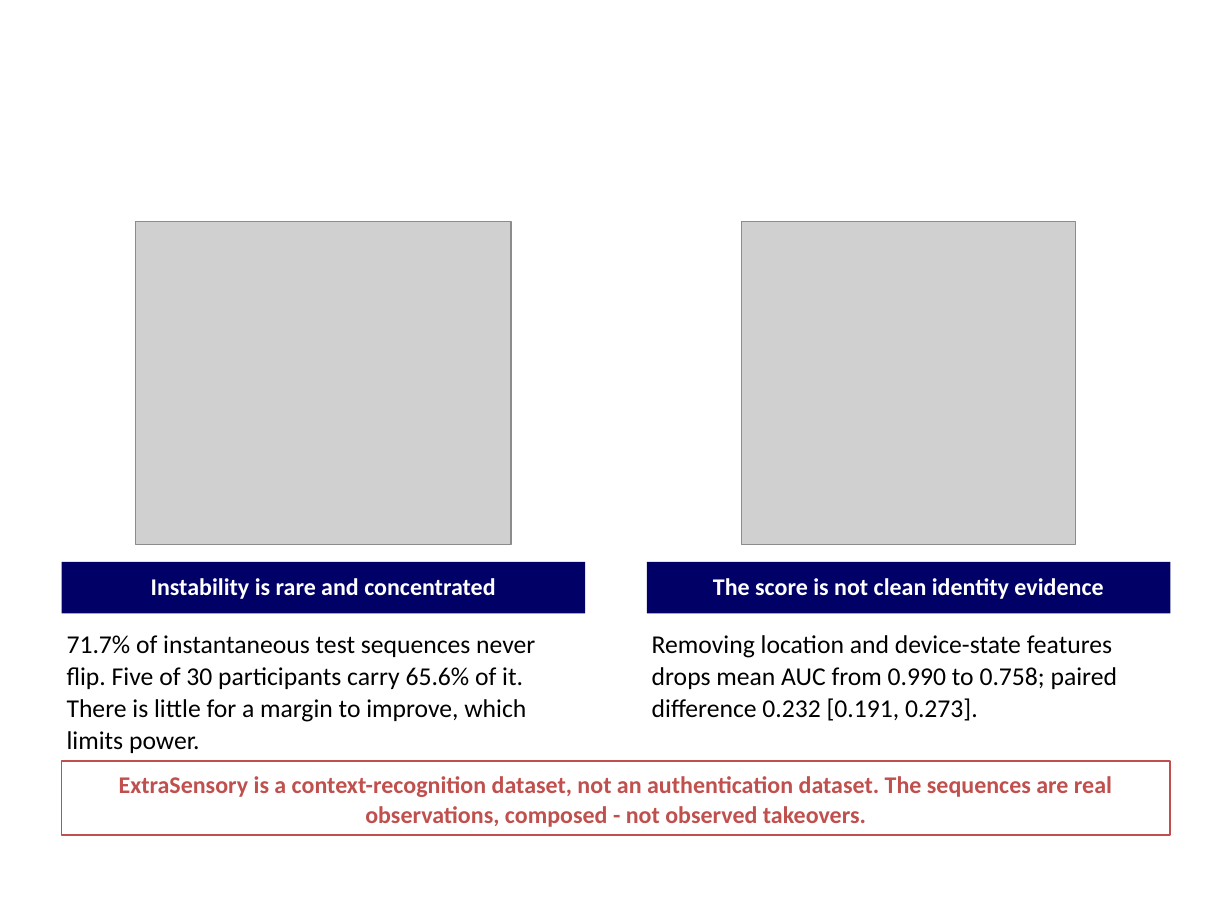
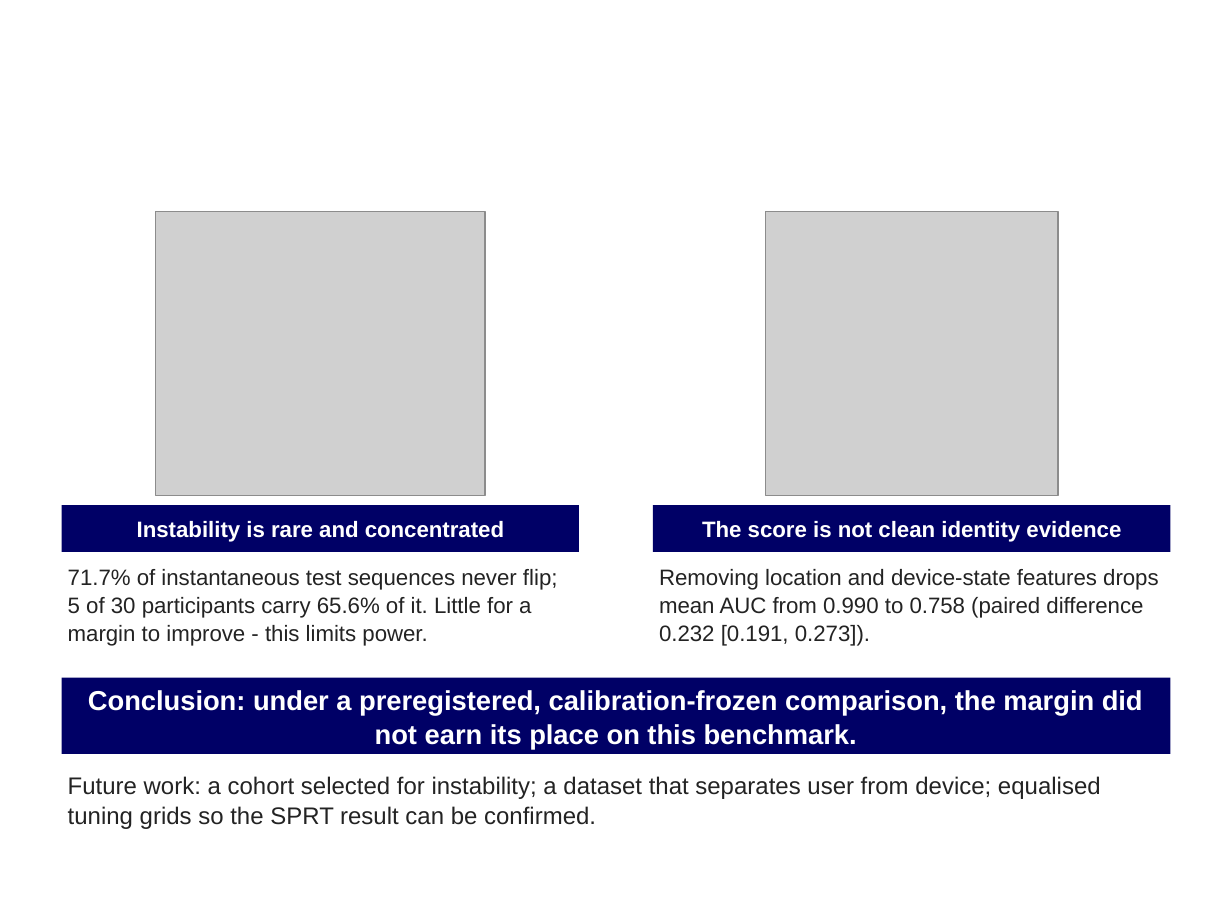
Before and after one commit to TerryBinful/contectAware, a slide deck: slide 11 of docs/Stage2/presentation/CSCD601_Viva_Presentation.pptx (slide 10 before the commit). Drawn at 1232x924 pixels with LibreOffice and Linux fonts; fonts in the diff are those of the drawing; grey boxes stand for pictures; background and template pictures are left out. Boxes give left, top, right and bottom in pixels: in the first picture for what was removed or moved away, otherwise in the second. Text is boxed around its words. In the diff, an @@ line names an element or a change of style, - is before the commit and + after.

```diff
--- a/docs/Stage2/presentation/CSCD601_Viva_Presentation.pptx
+++ b/docs/Stage2/presentation/CSCD601_Viva_Presentation.pptx
@@ picture: place and size @@
-picture at <box>136,222,511,545</box>
+picture at <box>155,212,485,495</box>
@@ picture: place and size @@
-picture at <box>742,222,1076,545</box>
+picture at <box>765,212,1058,495</box>
@@ rectangle "Instability is rare and concentrated": place and size @@
-rectangle "Instability is rare and concentrated" at <box>62,562,585,614</box>
+rectangle "Instability is rare and concentrated" at <box>62,505,579,552</box>
@@ rectangle "Instability is rare and concentrated" at <box>62,505,579,552</box>: size 14 to 13 pt, font Calibri to Arial; line spacing 0.95 to 1 @@
@@ rectangle "The score is not clean ..." at <box>653,505,1170,552</box>: size 14 to 13 pt, font Calibri to Arial; line spacing 0.95 to 1 @@
@@ rectangle "The score is not clean ...": place and size @@
-rectangle "The score is not clean ..." at <box>647,562,1170,614</box>
+rectangle "The score is not clean ..." at <box>653,505,1170,552</box>
@@ text at <box>68,569,558,646</box>: text changed; size 15 to 13 pt; font Calibri to Arial; text colour #000000 to #232323 @@
-71.7% of instantaneous test sequences never flip. Five of 30 participants carry 65.6% of it. There is little for a margin to improve, which limits power.
+71.7% of instantaneous test sequences never flip; 5 of 30 participants carry 65.6% of it. Little for a margin to improve - this limits power.
@@ text at <box>659,569,1159,646</box>: text changed; size 15 to 13 pt; font Calibri to Arial; text colour #000000 to #232323 @@
-Removing location and device-state features drops mean AUC from 0.990 to 0.758; paired difference 0.232 [0.191, 0.273].
+Removing location and device-state features drops mean AUC from 0.990 to 0.758 (paired difference 0.232 [0.191, 0.273]).
@@ rectangle added at <box>62,678,1170,754</box>, fill #000066, 16 pt, text #FFFFFF, bold @@
+Conclusion: under a preregistered, calibration-frozen comparison, the margin did not earn its place on this benchmark.
@@ rectangle removed at <box>62,761,1170,835</box> @@
-ExtraSensory is a context-recognition dataset, not an authentication dataset. The sequences are real observations, composed - not observed takeovers.
@@ text added at <box>68,776,1101,829</box>, 14 pt, text #232323 @@
+Future work: a cohort selected for instability; a dataset that separates user from device; equalised tuning grids so the SPRT result can be confirmed.
```
Also in this commit, not shown: 4 other slides changed, 7 slides added, 6 slides removed, 7 other files.
